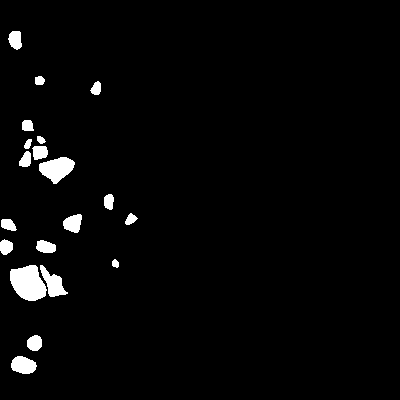
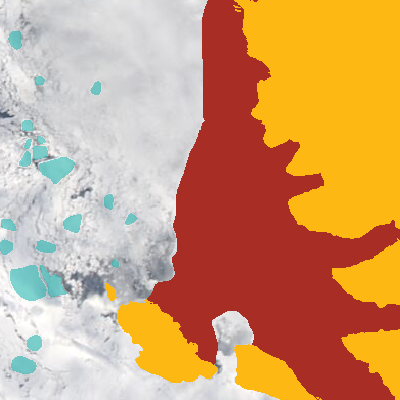
Layers edited between the first and the second w=400, h=400 image:
hid "ice floes" (1st of 2) over <box>0,0,400,400</box>
